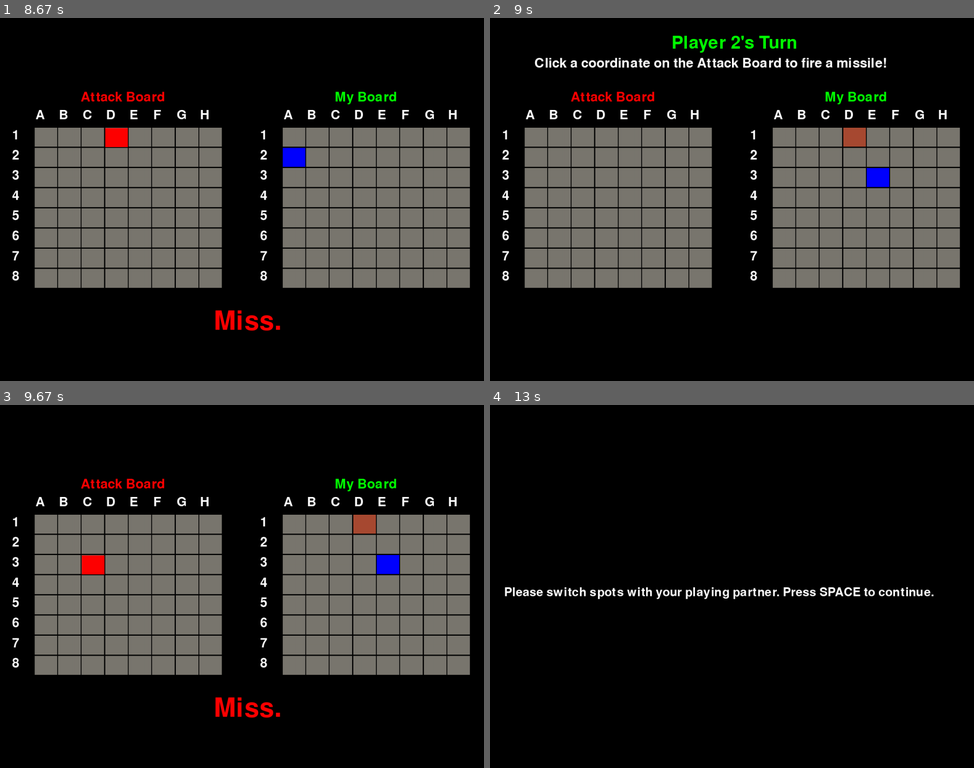
Above: before the commit, frames 1-4 (two rows, left to right).
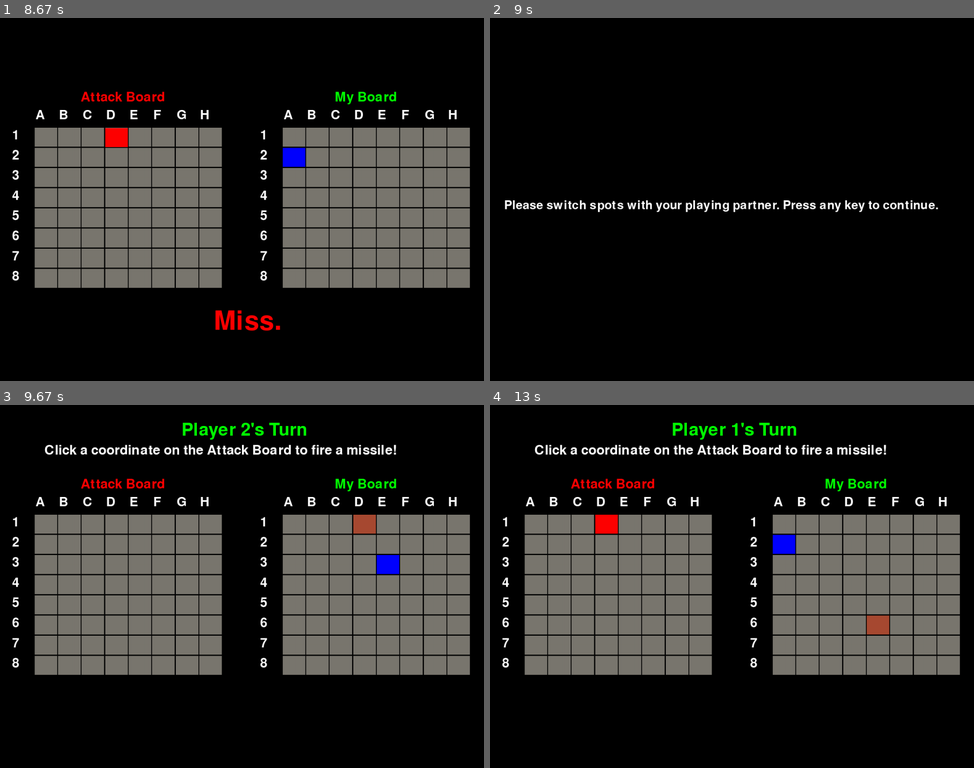
Above: after the commit, the same moments.

Repository: dsutton1080/GameOfThreadsProject1
Game: pygame game, started from pygame-testing/control.py
Two runs of this game, one before a commit and one after it. Both use one fixed random seed, a clock stepped at 60 frames per second and the inputs below.
Inputs (mouse positions are in pixels of both pictures, inside the frame that each line leads up to):
- Up to frame 1 (8.67 s): tap Space at 0.33, 3.83, 6.8 s; press the mouse at (53, 279) at 0.7 s; move the mouse to (67, 264) at 0.8 s; release the mouse at (87, 250) at 0.93 s; press the mouse at (72, 119) at 2.23 s; move the mouse to (159, 101) at 2.33 s; release the mouse at (242, 83) at 2.47 s; press the mouse at (363, 170) at 2.87 s; move the mouse to (280, 159) at 2.97 s; release the mouse at (198, 145) at 3.1 s; press the mouse at (198, 145) at 3.4 s; move the mouse to (222, 134) at 3.5 s; release the mouse at (246, 123) at 3.63 s; hold Down 3.77-4.13 s; move the mouse to (212, 166) at 3.8 s; press the mouse at (72, 119) at 5.77 s; move the mouse to (232, 203) at 5.87 s; move the mouse to (392, 282) at 5.97 s; release the mouse at (392, 282) at 6 s; press the mouse at (309, 170) at 6.27 s; move the mouse to (300, 148) at 6.37 s; release the mouse at (295, 123) at 6.5 s; hold Up 6.73-7.03 s; click (116, 141) at 7.25 s
- Up to frame 2 (9 s): tap Space at 8.7 s
- Up to frame 3 (9.67 s): click (82, 564) at 9.18 s
- Up to frame 4 (13 s): tap Space at 10.37, 10.7, 12.4, 12.9 s; move the mouse to (625, 619) at 10.97 s; click (625, 619) at 11.13 s

Frame 1 is identical in both runs. In frame 2, 35% of the frame differs, in the area x 2-98%, y 4-75%; in frame 3, 2.1%; in frame 4, 35%.

Commit message:
Decreased the delay time after each loop in the main game loop. This makes the game run a little smoother.

Diff:
--- a/pygame-testing/gui_states.py
+++ b/pygame-testing/gui_states.py
@@ -297,7 +297,7 @@
 def run_game_loop(shipCoords1, shipCoords2):
 
     switchTurnsInstructionsBox = TextBox("Press the SPACE key to switch turns.", (240, 48))
-    switchTurnsInstructionsBox2 = TextBox("Please switch spots with your playing partner. Press SPACE to continue.", (35, SCREEN_HEIGHT / 2), fontsize=44)
+    switchTurnsInstructionsBox2 = TextBox("Please switch spots with your playing partner. Press any key to continue.", (35, SCREEN_HEIGHT / 2), fontsize=44)
     guessBoardLabel = TextBox("Attack Board", (200, SCREEN_HEIGHT / 5), textcolor=colors['RED'])
     myBoardLabel = TextBox("My Board", (SCREEN_WIDTH - 370, SCREEN_HEIGHT / 5), textcolor=colors['GREEN'])
     hitTextBox = TextBox("Hit!", ((SCREEN_WIDTH / 2) - 70, SCREEN_HEIGHT * (8 / 10)), textcolor=colors['GREEN'], fontsize=96)
@@ -324,7 +324,7 @@
                     return square.grid_coord
                 elif event.type == pygame.MOUSEMOTION and not square.rect.collidepoint(event.pos):
                     return None
-            pygame.time.delay(50)
+            pygame.time.delay(30)
 
     def run_switch_turns():
         # display switch turns instruction message
@@ -347,7 +347,7 @@
                             if event.type == pygame.QUIT:
                                 pygame.quit()
                                 sys.exit()
-                            elif event.type == KEYUP and event.key == pygame.K_SPACE:
+                            elif event.type == KEYDOWN or event.type == MOUSEBUTTONDOWN:
                                 screen.fill(colors['BLACK'])
                                 return
             pygame.time.delay(200)
@@ -396,7 +396,7 @@
                         run_switch_turns()
                         screen.fill(colors['BLACK'])
         pygame.display.flip()
-        pygame.time.delay(50)
+        pygame.time.delay(30)
 
 
 # returns a boolean indicating whether or not to play again
